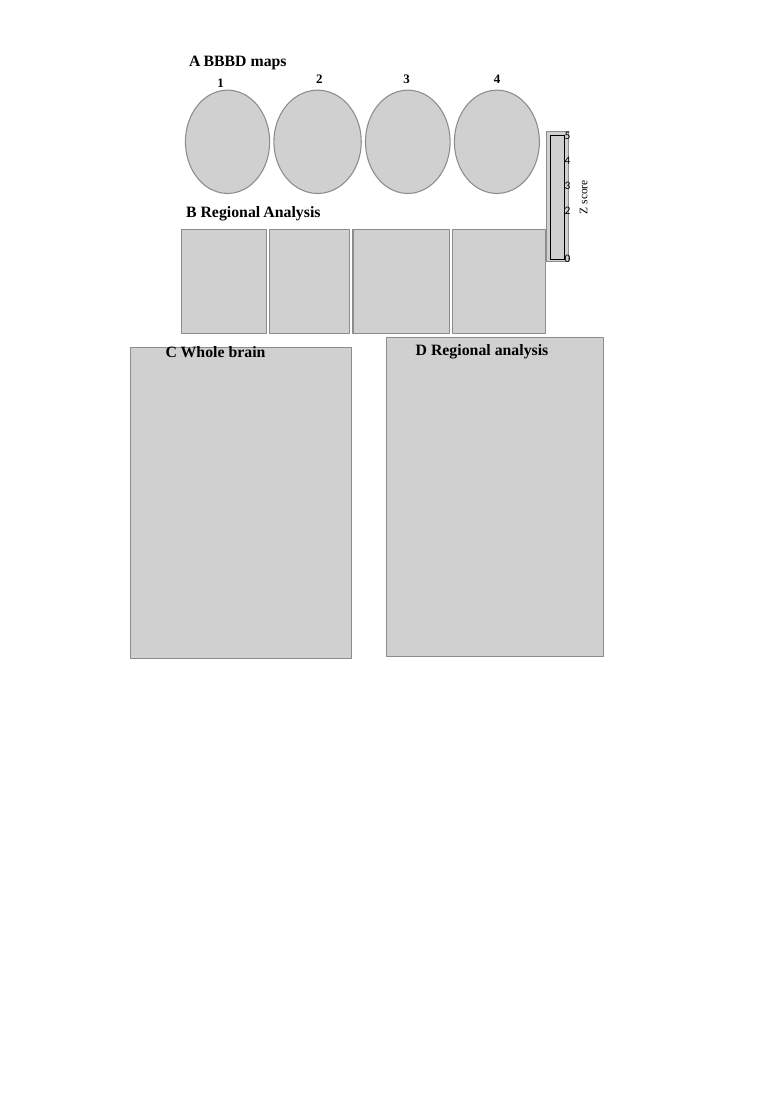
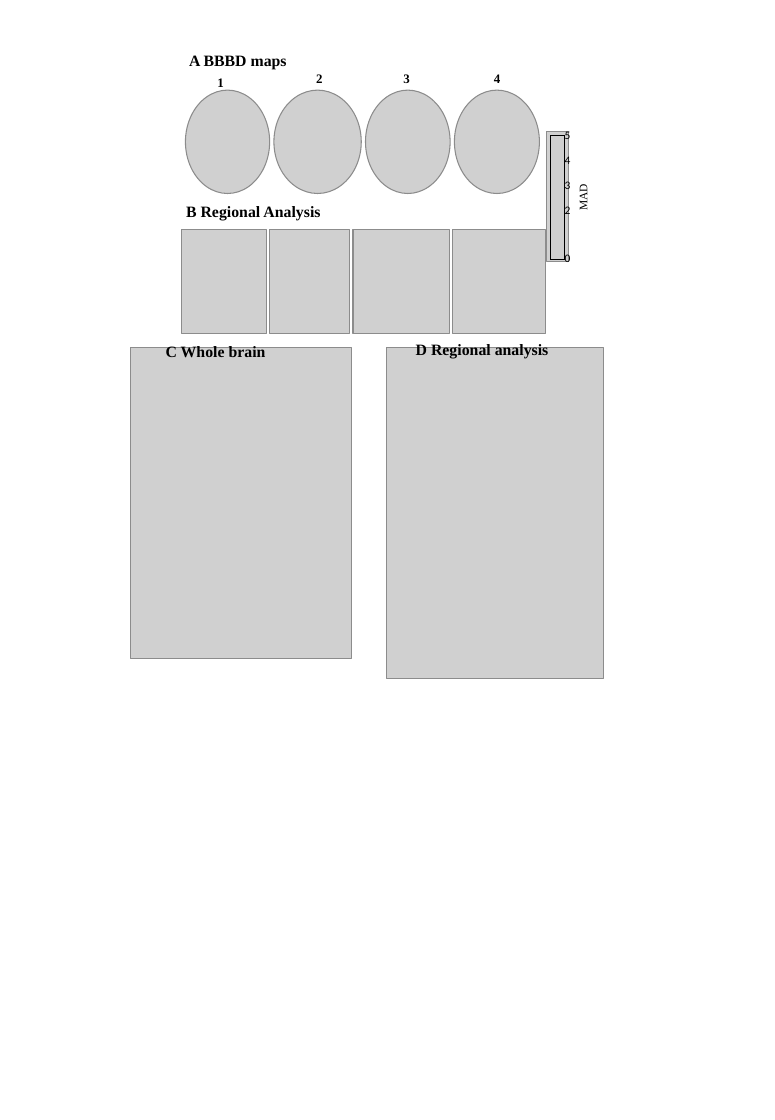
Before and after one commit to nircaf/BBB, a slide deck: slide 1 of Epilepsy-control figures slow nov 18 af.pptx. Drawn at 775x1120 pixels with LibreOffice and Linux fonts; fonts in the diff are those of the drawing; grey boxes stand for pictures. Boxes give left, top, right and bottom in pixels: in the first picture for what was removed or moved away, otherwise in the second. Text is boxed around its words. In the diff, an @@ line names an element or a change of style, - is before the commit and + after.

```diff
--- a/Epilepsy-control figures slow nov 18 af.pptx
+++ b/Epilepsy-control figures slow nov 18 af.pptx
@@ text at box(577, 186, 590, 210): text changed @@
-Z score
+MAD
@@ picture: place and size @@
-picture at box(386, 337, 604, 656)
+picture at box(386, 347, 604, 678)
```
Also in this commit, not shown: 2 other slides changed, 1 slide added, 1 slide removed, 10 other files.
